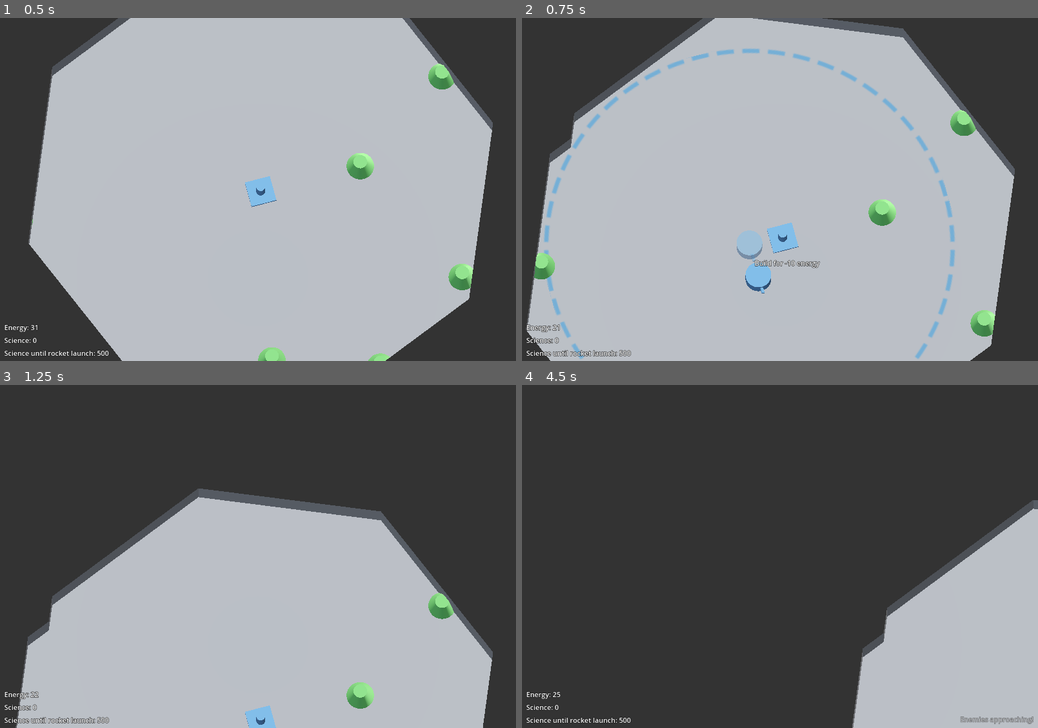
Above: before the commit, frames 1-4 (two rows, left to right).
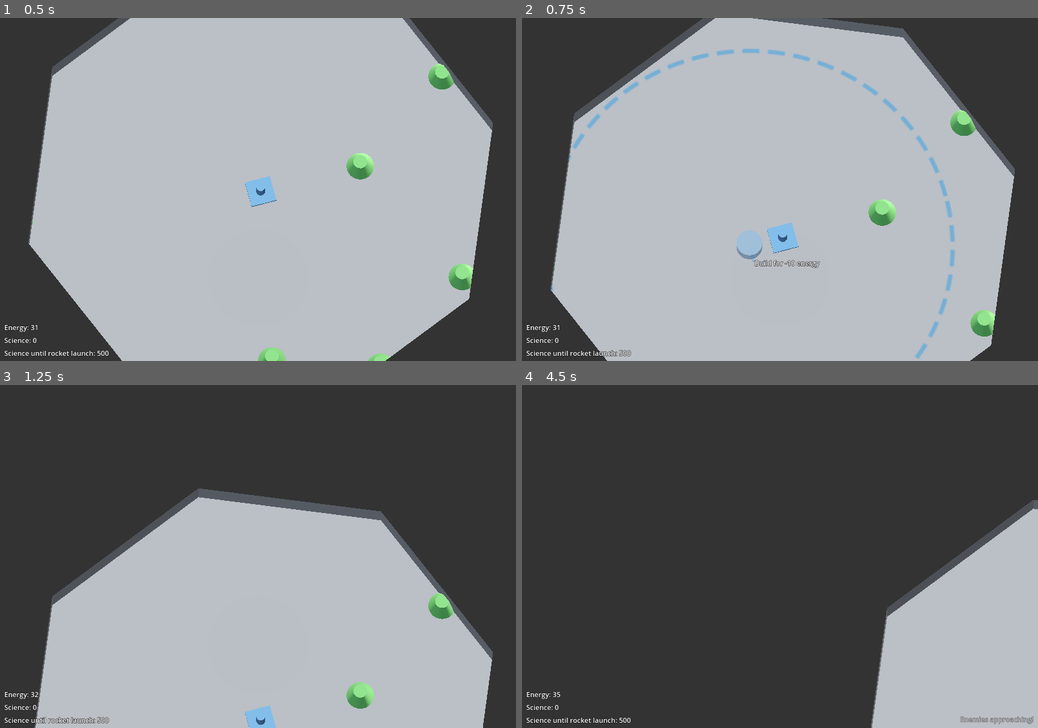
Above: after the commit, the same moments.

Repository: mcjohnalds/machine-extinction-event
Game: Godot game, scene res://main.tscn
The game is run twice, just before and just after one commit, with the same random seed, the same clock (stepped at 60 frames per second) and the same inputs.
Inputs (mouse positions are in pixels of both pictures, inside the frame that each line leads up to):
- Up to frame 1 (0.5 s): no input
- Up to frame 2 (0.75 s): tap Enter at 0.5 s; move the mouse to (754, 258) at 0.52 s; hold W from 0.53 s (still down); tap 1 at 0.6 s; click (754, 258) at 0.67 s
- Up to frame 3 (1.25 s): keep holding W
- Up to frame 4 (4.5 s): move the mouse to (934, 607) at 1.27 s; tap one key every 0.75 s from 1.35 s: 2 3 4 1 2; move the mouse to (625, 505) at 2.02 s; release W at 2.03 s; hold A 2.03-3.53 s; move the mouse to (805, 556) at 2.77 s; click (805, 556) at 2.92 s; move the mouse to (702, 470) at 3.52 s; hold S 3.53-4.28 s; move the mouse to (893, 539) at 4.27 s; hold D from 4.28 s (still down)

Frame 1 is identical in both runs. In frame 2, 3.7% of the frame differs, in the area x 0-49%, y 35-100%; in frame 3, 1.0%; in frame 4, 1.0%.

Commit message:
placement logic

Diff:
--- a/main.gd
+++ b/main.gd
@@ -309,14 +309,15 @@
 	)
 	var building_cost: int = BUILDING_ENERGY_COST[building_type]
 	var has_nearby_building := false
-	for row: int in [-1, 0, 1]:
-		for col: int in [-1, 0, 1]:
-			if row == 0 and col == 0:
-				continue
-			var c := grid_coord + Vector2i(row, col)
-			if c in grid_to_building:
-				has_nearby_building = true
-				break
+	for c: Vector2i in [
+		Vector2i(-1, 0),
+		Vector2i(1, 0),
+		Vector2i(0, -1),
+		Vector2i(0, 1)
+	]:
+		if c + grid_coord in grid_to_building:
+			has_nearby_building = true
+			break
 	return (
 		(
 			building_type == BuildingType.MINE and grid_coord in grid_to_uranium
